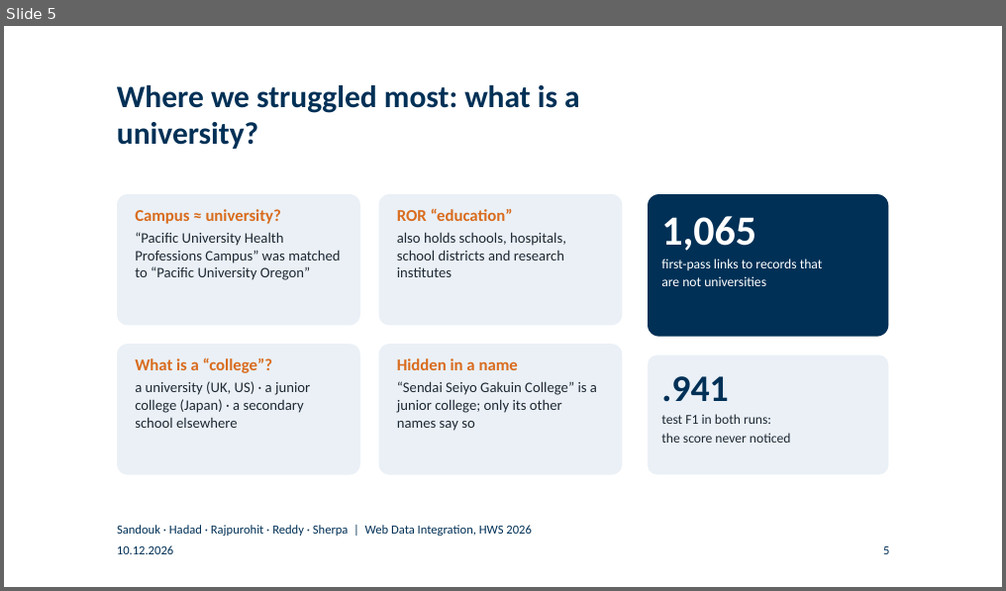
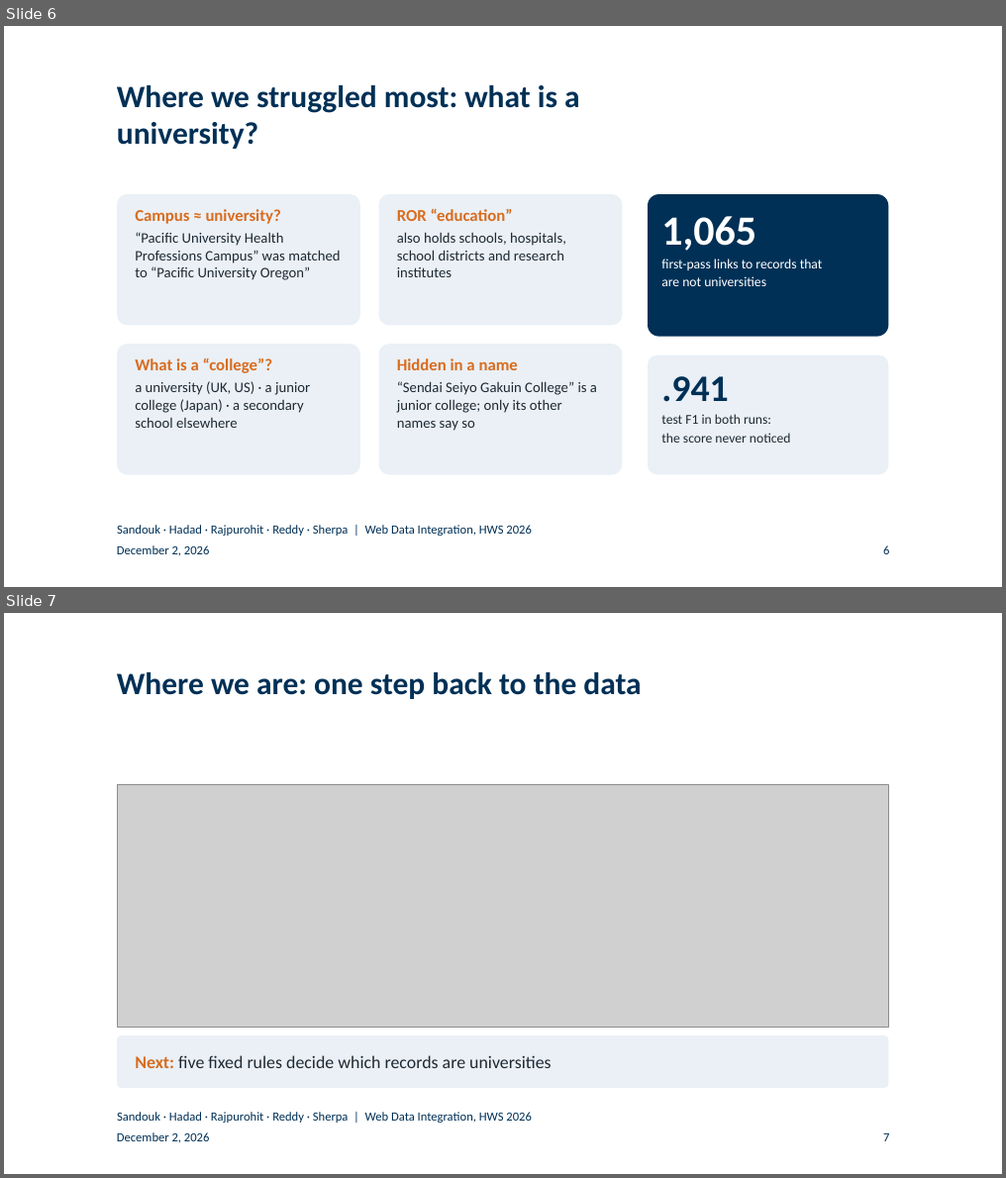
Before and after one commit to BlackSamuron0305/Web-Data-Integration-Project-HWS2026, a slide deck: submission/final-presentation/final_presentation.pptx. Shown one above the other, each under a label of ours: slide 5 before the commit, slides 6 and 7 after it. The pictures are 1006x591 and 1006x1178 pixels, drawn with LibreOffice and Linux fonts; fonts in the diff are those of the drawing; grey boxes stand for pictures; background and template pictures are left out. Boxes give left, top, right and bottom in pixels: in the first picture for what was removed or moved away, otherwise in the second. Text is boxed around its words. In the diff, an @@ line names an element or a change of style, - is before the commit and + after.

Commit message:
Add BPMN agenda slides and update fusion slide in presentation
- Four "Where we are" slides reuse the report's BPMN model as the agenda,
  highlighting the current step (figures/agenda.drawio, scripts/agenda_bpmn.py)
- Fusion slide shows the function chosen per attribute, with websites
  (ROR first) and coordinates (Wikidata first) as in the report
- Presentation date December 2, 2026 and US number formats in slides and plots

```diff
--- a/submission/final-presentation/final_presentation.pptx
+++ b/submission/final-presentation/final_presentation.pptx
@@ slide 7 added at bbox=[4, 613, 1002, 1174], background #FFFFFF @@
@@ title added at bbox=[117, 672, 641, 699], 30 pt, text #003056, bold @@
+Where we are: one step back to the data
@@ picture added at bbox=[117, 785, 888, 1027] @@
@@ rounded rectangle added at bbox=[117, 1036, 888, 1088], fill #EAF0F6 @@
@@ text added at bbox=[135, 1056, 551, 1068], 17 pt, text #1F2933 @@
+Next: five fixed rules decide which records are universities
@@ text added at bbox=[117, 1112, 532, 1123], 12 pt, text #003056 @@
+Sandouk · Hadad · Rajpurohit · Reddy · Sherpa | Web Data Integration, HWS 2026
@@ text added at bbox=[117, 1133, 209, 1143], 12 pt, text #003056 @@
+December 2, 2026
@@ page number added at bbox=[883, 1134, 889, 1142], 12 pt, text #003056 @@
+7
@@ what was slide 5 is now slide 6 @@
@@ slide 6 changed as well @@
@@ text at bbox=[117, 546, 209, 556]: text changed @@
-10.12.2026
+December 2, 2026
@@ page number at bbox=[883, 546, 889, 555]: text changed @@
-5
+6
```
Also in this commit, not shown: 21 other slides changed, 3 other slides added, 11 other files.
